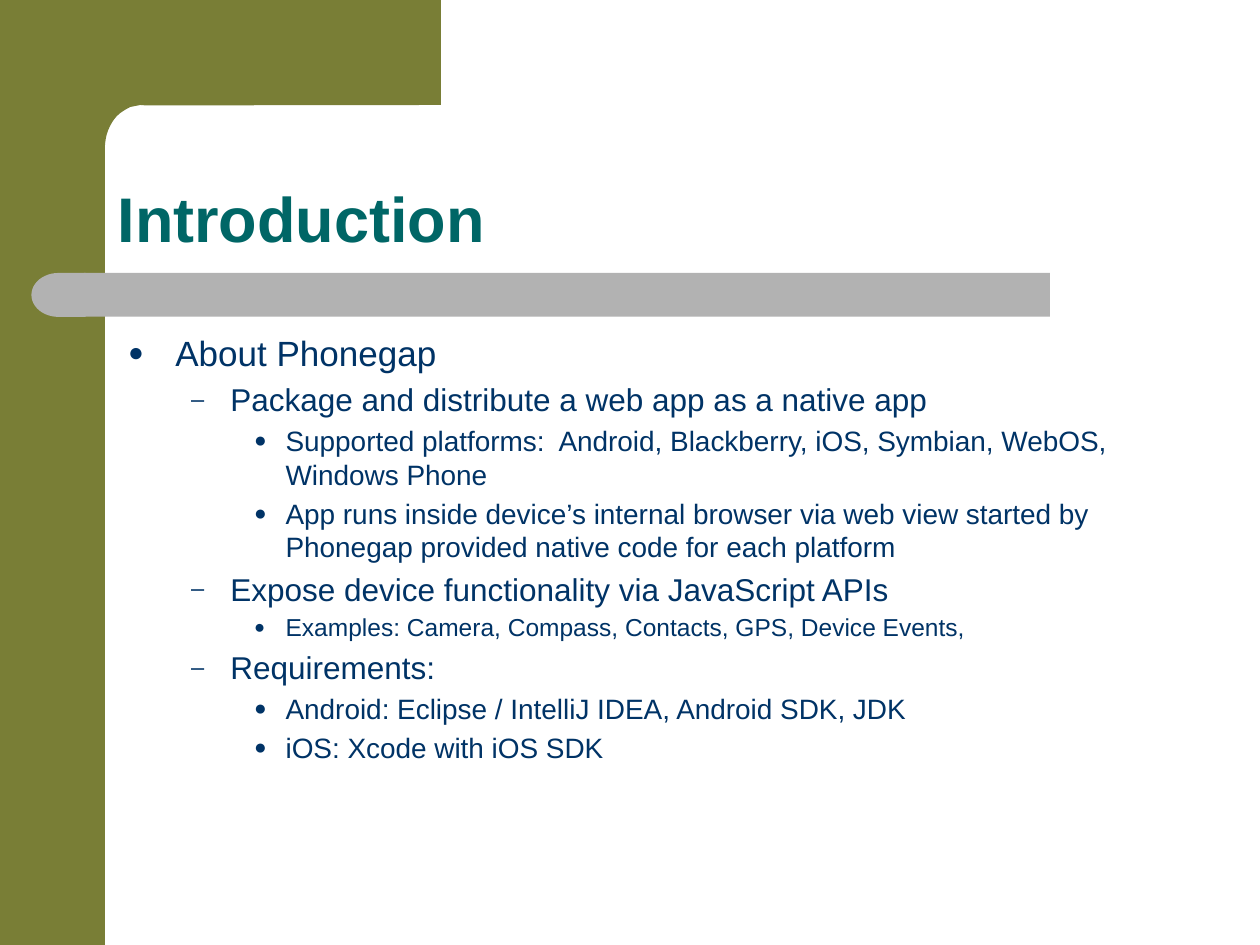
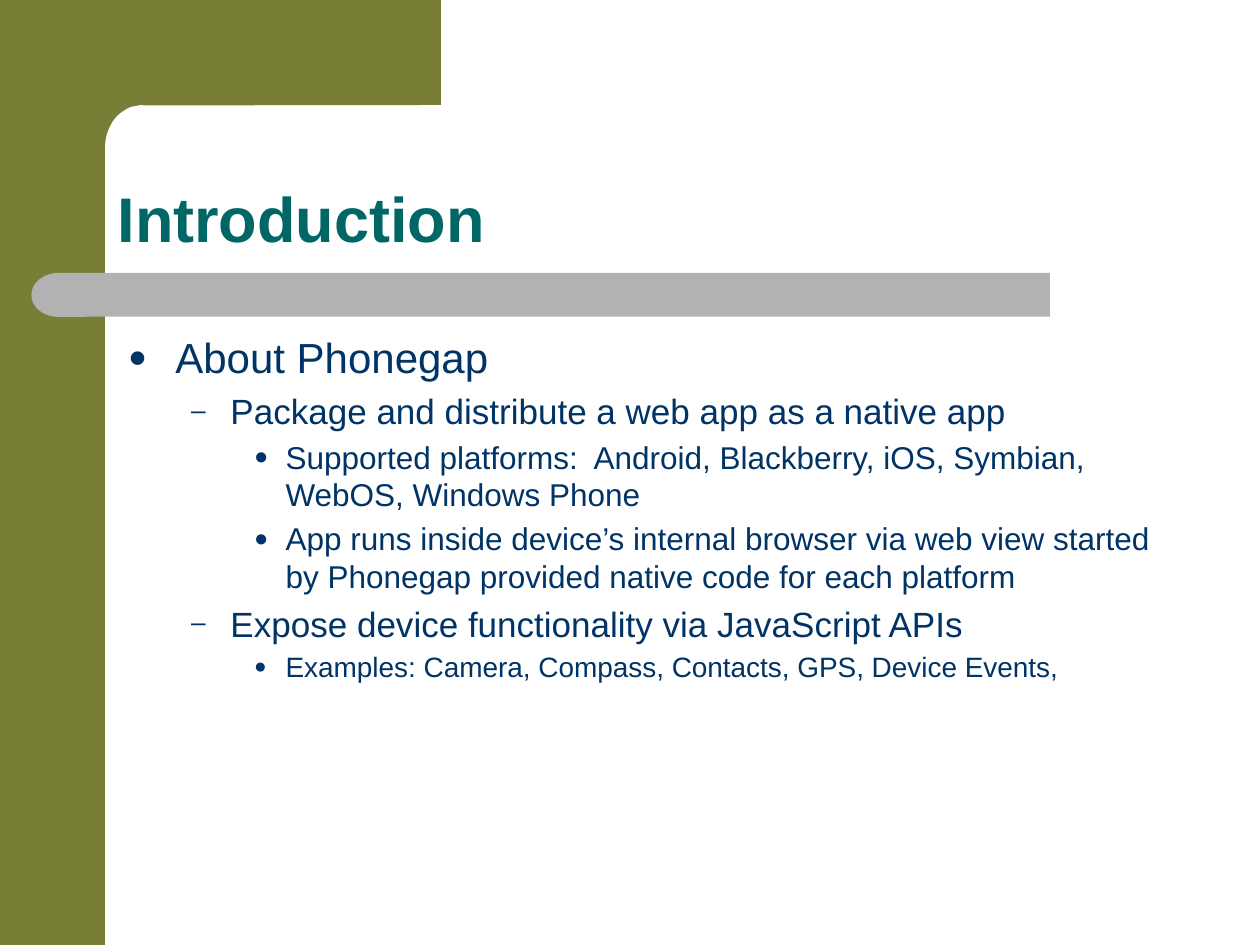
Before and after one commit to jkwuc89/RealPhonegapApp, a slide deck: slide 4 of RealWorldMobileAppDevelopment.pptx. Drawn at 1260x945 pixels with LibreOffice and Linux fonts; fonts in the diff are those of the drawing; background and template pictures are left out. Boxes give left, top, right and bottom in pixels: in the first picture for what was removed or moved away, otherwise in the second. Text is boxed around its words. In the diff, an @@ line names an element or a change of style, - is before the commit and + after.

```diff
--- a/RealWorldMobileAppDevelopment.pptx
+++ b/RealWorldMobileAppDevelopment.pptx
@@ text "About Phonegap" at box(175, 342, 1149, 682): size 20 to 24 pt in "About Phonegap"; size 18 to 20 pt in "Package and distribute a web app as ...", "Expose device functionality via JavaScript APIs"; size 16 to 18 pt in "Supported platforms: Android, Blackberry, iOS, Symbian, WebO ...", "App runs inside device’s internal browser via ..."; size 14 to 16 pt in "Examples: Camera, Compass, Contacts, GPS, Device Events," @@
@@ text at box(230, 656, 906, 759): paragraphs removed @@
-  – Requirements:
-    ● Android: Eclipse / IntelliJ IDEA, Android SDK, JDK
-    ● iOS: Xcode with iOS SDK
```
Also in this commit, not shown: 11 other slides changed.
